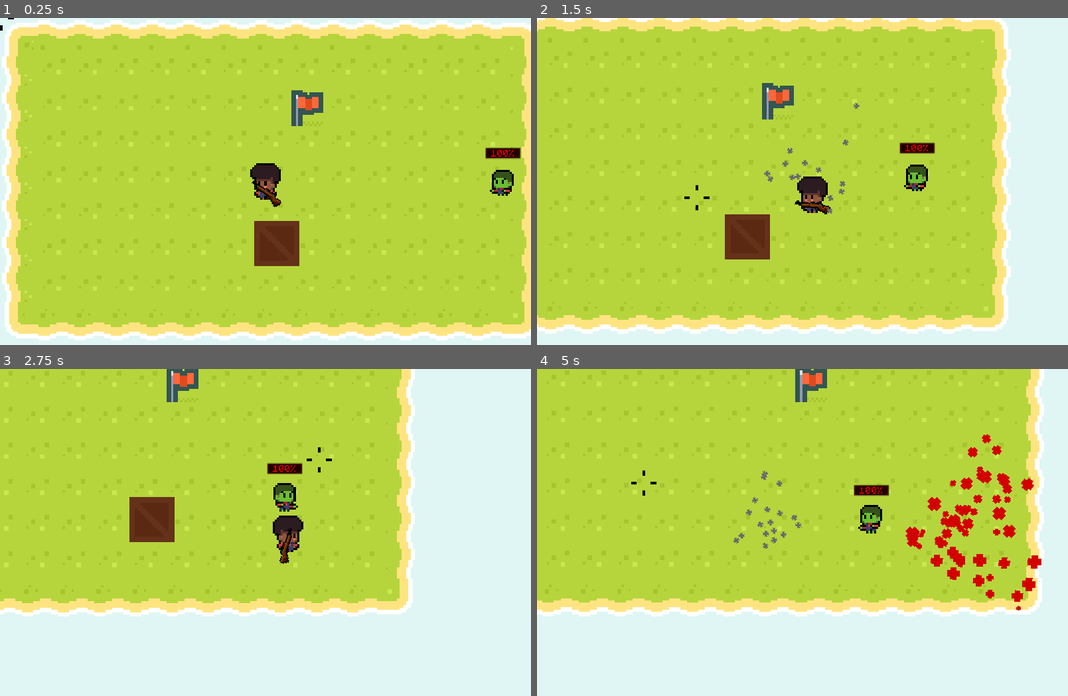
Above: before the commit, frames 1-4 (two rows, left to right).
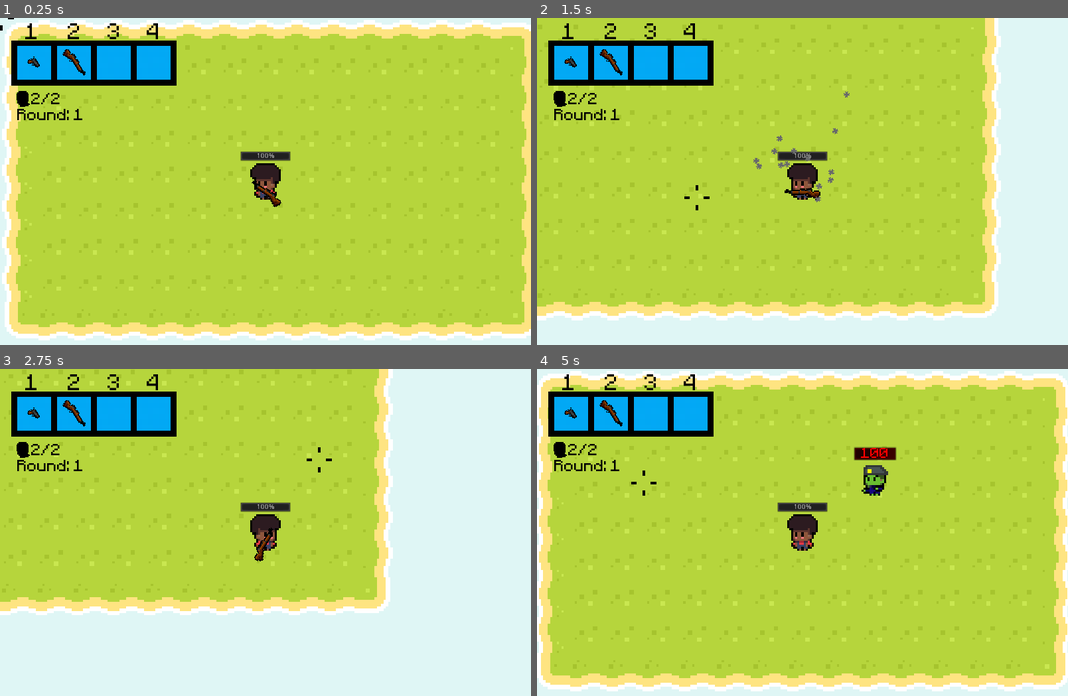
Above: after the commit, the same moments.

Repository: CatiorroPorgramador/Pixel-Survival
Game: Godot game, scene res://Scenes/Game.tscn
Two runs of this game, one before a commit and one after it. Both use one fixed random seed, a clock stepped at 60 frames per second and the inputs below.
Inputs (mouse positions are in pixels of both pictures, inside the frame that each line leads up to):
- Up to frame 1 (0.25 s): no input
- Up to frame 2 (1.5 s): tap Enter at 0.5 s; move the mouse to (919, 165) at 0.52 s; hold Right (ui_right) 0.53-1.28 s; hold Space (ui_zoom_out) 0.53-1.28 s; click (919, 165) at 0.6 s; move the mouse to (696, 197) at 1.27 s; hold Down (ui_down) from 1.28 s (still down); tap Space (ui_zoom_out) at 1.35 s
- Up to frame 3 (2.75 s): tap 1 (ui_1, bound only after the commit) at 1.55, 2.1 s; move the mouse to (318, 460) at 2.02 s; release Down (ui_down) at 2.03 s; hold Right (ui_right) from 2.03 s (still down); tap 2 (ui_2, bound only after the commit) at 2.3 s
- Up to frame 4 (5 s): move the mouse to (775, 597) at 2.77 s; release Right (ui_right) at 2.78 s; hold Up (ui_up) 2.78-3.53 s; tap 2 (ui_2, bound only after the commit) at 2.85 s; tap 3 (ui_3, bound only after the commit) at 3.05, 3.6 s; move the mouse to (961, 581) at 3.52 s; hold Left (ui_left) from 3.53 s (still down); tap 4 (ui_4, bound only after the commit) at 3.8, 4.35 s; move the mouse to (643, 483) at 4.27 s; click (643, 483) at 4.55 s

The runs differ from the first frame. In frame 1, 7.3% of the frame differs, in the area x 0-99%, y 0-76%; in frame 2, 22%; in frame 3, 15%; in frame 4, 48%, in the area x 0-100%, y 0-99%.

Commit message:
game commit

Diff:
--- a/Objects/Shot.tscn
+++ b/Objects/Shot.tscn
@@ -2,8 +2,7 @@
 
 [ext_resource path="res://Scripts/Shot.gd" type="Script" id=1]
 
-[sub_resource type="RectangleShape2D" id=3]
-extents = Vector2( 10, 5 )
+[sub_resource type="CircleShape2D" id=5]
 
 [sub_resource type="CubeMesh" id=4]
 
@@ -12,12 +11,18 @@
 script = ExtResource( 1 )
 
 [node name="Rect" type="CollisionShape2D" parent="."]
-scale = Vector2( 2, 4 )
-shape = SubResource( 3 )
+shape = SubResource( 5 )
 
 [node name="Sprite" type="MeshInstance2D" parent="."]
 modulate = Color( 0.988235, 1, 0, 1 )
-scale = Vector2( 5, 5 )
+scale = Vector2( 3, 3 )
 mesh = SubResource( 4 )
 
+[node name="Timer" type="Timer" parent="."]
+wait_time = 5.0
+one_shot = true
+autostart = true
+
 [connection signal="body_entered" from="." to="." method="_on_Shot_body_entered"]
+[connection signal="body_shape_entered" from="." to="." method="_on_Shot_body_shape_entered"]
+[connection signal="timeout" from="Timer" to="." method="_on_Timer_timeout"]
--- a/Objects/Zombie.tscn
+++ b/Objects/Zombie.tscn
@@ -1,8 +1,8 @@
-[gd_scene load_steps=9 format=2]
+[gd_scene load_steps=10 format=2]
 
 [ext_resource path="res://Scripts/Zombie.gd" type="Script" id=1]
 [ext_resource path="res://Data/Minecraftia-Regular.ttf" type="DynamicFontData" id=2]
-[ext_resource path="res://Data/Sprites/Enemy Sprite Sheet.png" type="Texture" id=3]
+[ext_resource path="res://Data/Sprites/Zombies/Simple Zombie Sprite Sheet.png" type="Texture" id=3]
 
 [sub_resource type="RectangleShape2D" id=1]
 extents = Vector2( 10, 7.1 )
@@ -57,6 +57,10 @@
 [sub_resource type="DynamicFont" id=5]
 font_data = ExtResource( 2 )
 
+[sub_resource type="DynamicFont" id=10]
+size = 21
+font_data = ExtResource( 2 )
+
 [node name="Zombie" type="KinematicBody2D"]
 position = Vector2( 286, 283 )
 scale = Vector2( 0.9, 0.9 )
@@ -82,13 +86,29 @@
 
 [node name="ProgressBar" type="ProgressBar" parent="."]
 modulate = Color( 1, 0, 0, 1 )
-margin_left = -35.0
+margin_left = -42.0
 margin_top = -60.0
-margin_right = 36.0
+margin_right = 29.0
 margin_bottom = -37.0
+rect_scale = Vector2( 1.2, 1.2 )
 mouse_filter = 1
 custom_fonts/font = SubResource( 5 )
+max_value = 200.0
 value = 100.0
+percent_visible = false
+__meta__ = {
+"_edit_use_anchors_": false
+}
+
+[node name="Label" type="Label" parent="ProgressBar"]
+margin_left = 5.0
+margin_top = -4.0
+margin_right = 65.0
+margin_bottom = 61.0
+custom_fonts/font = SubResource( 10 )
+text = "100
+"
+align = 1
 __meta__ = {
 "_edit_use_anchors_": false
 }
--- a/Scenes/Game.tscn
+++ b/Scenes/Game.tscn
@@ -1,16 +1,19 @@
-[gd_scene load_steps=17 format=2]
+[gd_scene load_steps=21 format=2]
 
 [ext_resource path="res://Data/Sprites/Player Sprite Sheet.png" type="Texture" id=1]
 [ext_resource path="res://Scripts/Player.gd" type="Script" id=2]
 [ext_resource path="res://Data/Sprites/Weapons Sprite Sheet.png" type="Texture" id=3]
-[ext_resource path="res://Scripts/Box.gd" type="Script" id=4]
 [ext_resource path="res://Data/Sprites/Effects/Muzzle Flash Sprite.png" type="Texture" id=5]
 [ext_resource path="res://Scripts/Game.gd" type="Script" id=6]
-[ext_resource path="res://Data/Sprites/Box.png" type="Texture" id=7]
+[ext_resource path="res://Data/Sprites/Zombies/Simple Zombie Sprite Sheet.png" type="Texture" id=7]
 [ext_resource path="res://Data/Sprites/Effects/Crosshair Sprite Sheet.png" type="Texture" id=8]
 [ext_resource path="res://Scripts/Crosshair.gd" type="Script" id=9]
-[ext_resource path="res://Objects/Zombie.tscn" type="PackedScene" id=10]
+[ext_resource path="res://Data/Sprites/Inventory/Inventory.png" type="Texture" id=10]
 [ext_resource path="res://Data/Sprites/Tiles Sprite Sheet.png" type="Texture" id=11]
+[ext_resource path="res://Data/Sprites/Control/Movement Button Normal.png" type="Texture" id=12]
+[ext_resource path="res://Data/Sprites/Control/Movement Button Pressed.png" type="Texture" id=13]
+[ext_resource path="res://Data/Sprites/Control/Square Button.png" type="Texture" id=14]
+[ext_resource path="res://Data/Minecraftia-Regular.ttf" type="DynamicFontData" id=15]
 
 [sub_resource type="TileSet" id=4]
 0/name = "Tiles Sprite Sheet.png 0"
@@ -171,11 +174,22 @@
 [sub_resource type="RectangleShape2D" id=1]
 extents = Vector2( 10, 7.1 )
 
-[sub_resource type="RectangleShape2D" id=2]
-
 [sub_resource type="RectangleShape2D" id=3]
 
-[sub_resource type="CylinderMesh" id=5]
+[sub_resource type="DynamicFont" id=5]
+size = 32
+outline_color = Color( 0, 0, 0, 1 )
+font_data = ExtResource( 15 )
+
+[sub_resource type="DynamicFont" id=7]
+size = 24
+outline_color = Color( 0, 0, 0, 1 )
+font_data = ExtResource( 15 )
+
+[sub_resource type="DynamicFont" id=8]
+size = 24
+outline_color = Color( 0, 0, 0, 1 )
+font_data = ExtResource( 15 )
 
 [node name="Game" type="Node2D"]
 position = Vector2( 1, 0 )
@@ -185,8 +199,9 @@
 scale = Vector2( 4, 4 )
 tile_set = SubResource( 4 )
 cell_size = Vector2( 16, 16 )
+cell_custom_transform = Transform2D( 16, 0, 0, 16, 0, 0 )
 format = 1
-tile_data = PoolIntArray( -393223, 10, 0, -393222, 10, 0, -3 …(4048 unchanged characters)…  0, 131078, 0, 0, 131079, 0, 0, 131080, 9, 0, 131081, 0, 0, 131082, 0, 0, 131083, …(5726 unchanged characters)…
+tile_data = PoolIntArray( -393223, 10, 0, -393222, 10, 0, -3 …(4048 unchanged characters)…  0, 131078, 0, 0, 131079, 0, 0, 131080, 0, 0, 131081, 0, 0, 131082, 0, 0, 131083, …(5726 unchanged characters)…
 
 [node name="Player" type="KinematicBody2D" parent="."]
 position = Vector2( 470, 290 )
@@ -212,7 +227,7 @@
 frame = 1
 
 [node name="Position2D" type="Position2D" parent="Player/Gun"]
-position = Vector2( 14, -2.5 )
+position = Vector2( 13, -2.5 )
 
 [node name="MuzzleFlash" type="Light2D" parent="Player/Gun/Position2D"]
 visible = false
@@ -223,28 +238,18 @@
 
 [node name="Camera2D" type="Camera2D" parent="Player"]
 current = true
-smoothing_enabled = true
-smoothing_speed = 4.0
-
-[node name="Box" type="StaticBody2D" parent="."]
-position = Vector2( 490, 400 )
-scale = Vector2( 5, 5 )
-z_index = 3
-script = ExtResource( 4 )
-
-[node name="Sprite" type="Sprite" parent="Box"]
-texture = ExtResource( 7 )
-
-[node name="Rect" type="CollisionShape2D" parent="Box"]
-scale = Vector2( 0.8, 0.8 )
-shape = SubResource( 2 )
-
-[node name="Zombie" parent="." instance=ExtResource( 10 )]
-position = Vector2( 910, 283 )
-
-[node name="TileMap" type="TileMap" parent="."]
-z_index = 5
-format = 1
+
+[node name="BarLife" type="ProgressBar" parent="Player"]
+margin_left = -50.0
+margin_top = -60.0
+margin_right = 50.0
+margin_bottom = -40.0
+rect_min_size = Vector2( 100, 20 )
+value = 100.0
+rounded = true
+__meta__ = {
+"_edit_use_anchors_": false
+}
 
 [node name="Crosshair" type="Area2D" parent="."]
 position = Vector2( 550, 300 )
@@ -258,9 +263,186 @@
 
 [node name="Sprite" type="Sprite" parent="Crosshair"]
 texture = ExtResource( 8 )
-hframes = 2
-
-[node name="Area2D" type="Node2D" parent="."]
-
-[node name="MeshInstance2D" type="MeshInstance2D" parent="Area2D"]
-mesh = SubResource( 5 )
+hframes = 3
+
+[node name="Interface" type="CanvasLayer" parent="."]
+
+[node name="Controllers" type="Node2D" parent="Interface"]
+visible = false
+position = Vector2( 1.00018, 0.000213623 )
+scale = Vector2( 0.999999, 0.999999 )
+z_index = 11
+
+[node name="Up" type="TouchScreenButton" parent="Interface/Controllers"]
+position = Vector2( 100, 380 )
+scale = Vector2( 10, 10 )
+normal = ExtResource( 12 )
+pressed = ExtResource( 13 )
+action = "ui_up"
+
+[node name="Down" type="TouchScreenButton" parent="Interface/Controllers"]
+position = Vector2( 160, 540 )
+rotation = 3.14159
+scale = Vector2( 10, 10 )
+normal = ExtResource( 12 )
+pressed = ExtResource( 13 )
+action = "ui_down"
+
+[node name="Left" type="TouchScreenButton" parent="Interface/Controllers"]
+position = Vector2( 40, 490 )
+rotation = -1.5708
+scale = Vector2( 10, 10 )
+normal = ExtResource( 12 )
+pressed = ExtResource( 13 )
+action = "ui_left"
+
+[node name="Right" type="TouchScreenButton" parent="Interface/Controllers"]
+position = Vector2( 220, 430 )
+rotation = 1.5708
+scale = Vector2( 10, 10 )
+normal = ExtResource( 12 )
+pressed = ExtResource( 13 )
+action = "ui_right"
+
+[node name="Shoot" type="TouchScreenButton" parent="Interface/Controllers"]
+position = Vector2( 756, 377 )
+scale = Vector2( 10, 10 )
+normal = ExtResource( 14 )
+pressed = ExtResource( 13 )
+action = "ui_shoot"
+
+[node name="Inventory" type="Node2D" parent="Interface"]
+position = Vector2( 20, 40 )
+
+[node name="Slot 1 Label" type="Label" parent="Interface/Inventory"]
+margin_left = 25.0
+margin_top = -39.0
+margin_right = 49.0
+margin_bottom = 5.0
+rect_pivot_offset = Vector2( -96, 68 )
+custom_colors/font_color = Color( 0, 0, 0, 1 )
+custom_fonts/font = SubResource( 5 )
+text = "1"
+__meta__ = {
+"_edit_use_anchors_": false
+}
+
+[node name="Slot1" type="TextureRect" parent="Interface/Inventory"]
+margin_right = 8.0
+margin_bottom = 8.0
+rect_scale = Vector2( 10, 10 )
+texture = ExtResource( 10 )
+__meta__ = {
+"_edit_use_anchors_": false
+}
+
+[node name="Item" type="Sprite" parent="Interface/Inventory/Slot1"]
+position = Vector2( 4, 4 )
+
+[node name="Slot 2 Label" type="Label" parent="Interface/Inventory"]
+margin_left = 100.0
+margin_top = -39.0
+margin_right = 124.0
+margin_bottom = 5.0
+custom_colors/font_color = Color( 0, 0, 0, 1 )
+custom_fonts/font = SubResource( 5 )
+text = "2"
+__meta__ = {
+"_edit_use_anchors_": false
+}
+
+[node name="Slot2" type="TextureRect" parent="Interface/Inventory"]
+margin_left = 71.0
+margin_right = 79.0
+margin_bottom = 8.0
+rect_scale = Vector2( 10, 10 )
+texture = ExtResource( 10 )
+__meta__ = {
+"_edit_use_anchors_": false
+}
+
+[node name="Item" type="Sprite" parent="Interface/Inventory/Slot2"]
+position = Vector2( 4, 4 )
+
+[node name="Slot 3 Label" type="Label" parent="Interface/Inventory"]
+margin_left = 170.0
+margin_top = -39.0
+margin_right = 194.0
+margin_bottom = 5.0
+custom_colors/font_color = Color( 0, 0, 0, 1 )
+custom_fonts/font = SubResource( 5 )
+text = "3"
+__meta__ = {
+"_edit_use_anchors_": false
+}
+
+[node name="Slot3" type="TextureRect" parent="Interface/Inventory"]
+margin_left = 141.0
+margin_right = 149.0
+margin_bottom = 8.0
+rect_scale = Vector2( 10, 10 )
+texture = ExtResource( 10 )
+__meta__ = {
+"_edit_use_anchors_": false
+}
+
+[node name="Item" type="Sprite" parent="Interface/Inventory/Slot3"]
+position = Vector2( 4, 4 )
+
+[node name="Slot 4 Label" type="Label" parent="Interface/Inventory"]
+margin_left = 240.0
+margin_top = -39.0
+margin_right = 264.0
+margin_bottom = 5.0
+custom_colors/font_color = Color( 0, 0, 0, 1 )
+custom_fonts/font = SubResource( 5 )
+text = "4"
+__meta__ = {
+"_edit_use_anchors_": false
+}
+
+[node name="Slot4" type="TextureRect" parent="Interface/Inventory"]
+margin_left = 212.0
+margin_right = 220.0
+margin_bottom = 8.0
+rect_scale = Vector2( 10, 10 )
+texture = ExtResource( 10 )
+__meta__ = {
+"_edit_use_anchors_": false
+}
+
+[node name="Item" type="Sprite" parent="Interface/Inventory/Slot4"]
+position = Vector2( 4, 4 )
+
+[node name="Counters" type="Node2D" parent="Interface"]
+position = Vector2( 40, 140 )
+
+[node name="Sprite" type="Sprite" parent="Interface/Counters"]
+modulate = Color( 0, 0, 0, 1 )
+scale = Vector2( 2, 2 )
+texture = ExtResource( 7 )
+hframes = 4
+
+[node name="Zombie Scoreboard" type="Label" parent="Interface/Counters"]
+margin_left = 15.0
+margin_top = -13.0
+margin_right = 105.0
+margin_bottom = 20.0
+custom_colors/font_color = Color( 0, 0, 0, 1 )
+custom_fonts/font = SubResource( 7 )
+text = "10/10"
+__meta__ = {
+"_edit_use_anchors_": false
+}
+
+[node name="Round Counter" type="Label" parent="Interface/Counters"]
+margin_left = -10.0
+margin_top = 15.0
+margin_right = 110.0
+margin_bottom = 48.0
+custom_colors/font_color = Color( 0, 0, 0, 1 )
+custom_fonts/font = SubResource( 8 )
+text = "Round: 0"
+__meta__ = {
+"_edit_use_anchors_": false
+}
--- a/Scripts/Blood.gd
+++ b/Scripts/Blood.gd
@@ -4,7 +4,7 @@
 
 func _process(delta):
 	index += 1
-	if (index > 1000): queue_free()
+	if (index > 2000): queue_free()
 
 func _on_Timer_timeout():
 	set_physics_process(false)
--- a/Scripts/Box.gd
+++ b/Scripts/Box.gd
@@ -1,4 +1,4 @@
 extends StaticBody2D
 
 func _ready():
-	add_to_group('Shots')
+	add_to_group('Boxes')
--- a/Scripts/Game.gd
+++ b/Scripts/Game.gd
@@ -1,4 +1,106 @@
 extends Node2D
 
+export (int) var _round = 1
+export (bool) var in_round = true
+
+var live_zombies = 0
+var zombie_scoreboard = 0
+
+onready var zombie_tscn = preload("res://Objects/Zombie.tscn")
+var zombie_spawn_level:float = 1
+var zombie_spawn_index:int = 0
+
+var items = {
+	'null' : {
+		'frame': 14,
+		'speed': 0,
+		'damage': null,
+		'type': 'null',
+	},
+
+	'rifle': {
+		'frame': 1,
+		'speed': 3000,
+		'damage': 40,
+		'type': 'gun'
+	},
+
+	'pistol': {
+		'frame': 0,
+		'speed': 2000,
+		'damage': 20,
+		'type': 'gun'
+	},
+
+	'medic kit': {
+
+	}
+}
+
+const spawner_positions = [
+	Vector2(470, -300), # up
+	Vector2(470, 900), # down
+	Vector2(-500, 290), # left
+	Vector2(1400, 290), # right
+]
+
+func update_round(value):
+	_round += value
+	$'Interface/Counters/Round Counter'.text = "Round: " + str(_round)
+
+func add_zombie_counter(value):
+	live_zombies += value
+	$'Interface/Counters/Zombie Scoreboard'.text = str(live_zombies) + "/" + str(zombie_scoreboard)
+
+func spawn_control():
+	if (in_round):
+		randomize()
+		for i in range(1, int(rand_range(_round+2, _round*3))):
+			print(i)
+			randomize()
+
+			live_zombies += 1
+			zombie_scoreboard = live_zombies
+			$'Interface/Counters/Zombie Scoreboard'.text = str(live_zombies) + "/" + str(zombie_scoreboard)
+			randomize()
+			var zombie = zombie_tscn.instance()
+
+			zombie.position = spawner_positions[rand_range(0, len(spawner_positions))] - Vector2(int(rand_range(-300, 300)), int(rand_range(-300, 300)))
+			add_child(zombie)
+			in_round = false
+
+	else:
+		if (live_zombies <= 0):
+			update_round(1)
+			in_round = true
+
+	zombie_spawn_index += zombie_spawn_level
+
+func update_inventory():
+	var i = 1
+
+	for item in get_node('Player').inventory:
+		get_node('Interface/Inventory/Slot'+str(i)+str('/Item')).texture = preload('res://Data/Sprites/Weapons Sprite Sheet.png')
+		get_node('Interface/Inventory/Slot'+str(i)+str('/Item')).scale = Vector2(0.2, 0.2)
+		get_node('Interface/Inventory/Slot'+str(i)+str('/Item')).rotation = 45
+
+		get_node('Interface/Inventory/Slot'+str(i)+str('/Item')).hframes = get_node('Player/Gun').hframes
+		get_node('Interface/Inventory/Slot'+str(i)+str('/Item')).vframes = get_node('Player/Gun').vframes
+
+		get_node('Interface/Inventory/Slot'+str(i)+str('/Item')).frame = item['frame']
+
+		i += 1
+
+func inventory_control():
+	get_node('Player').inventory[0] = items['pistol']
+	get_node('Player').inventory[1] = items['rifle']
+	get_node('Player').change_item(1)
+
 func _ready():
-	pass#Input.set_mouse_mode(Input.MOUSE_MODE_HIDDEN)
+	update_round(0)
+	inventory_control()
+	update_inventory()
+	Input.set_mouse_mode(Input.MOUSE_MODE_HIDDEN)
+
+func _process(delta):
+	spawn_control()
--- /dev/null
+++ b/Scripts/Level.gd
@@ -0,0 +1,16 @@
+extends TileMap
+
+
+# Declare member variables here. Examples:
+# var a = 2
+# var b = "text"
+
+
+# Called when the node enters the scene tree for the first time.
+func _ready():
+	pass # Replace with function body.
+
+
+# Called every frame. 'delta' is the elapsed time since the previous frame.
+#func _process(delta):
+#	pass
--- a/Scripts/Player.gd
+++ b/Scripts/Player.gd
@@ -5,6 +5,13 @@
 
 export (int) var speed = 180
 var hp:int = 100
+var kills:int = 0
+
+var aiming_mode:bool = false
+
+var inventory = []
+var actually_item = 1
+var shot_speed = null
 
 var motion:Vector2 = Vector2()
 var side:bool = true
@@ -13,7 +20,11 @@
 
 var muzzle_flash_index = 0
 
+func update_bar_life():
+	$BarLife.value = hp
+
 func add_hp(value):
+	print('tomei')
 	randomize()
 	hp += value
 	var blood_effect = preload('res://Objects/Effects/Blood.tscn').instance()
@@ -22,6 +33,12 @@
 	blood_effect.rotation = global_position.angle_to_point(Vector2(rand_range(0, 900), rand_range(0, 900)))
 
 	get_parent().add_child(blood_effect)
+
+	update_bar_life()
+	print(hp)
+
+func add_kills(value):
+	kills += value
 
 func play_sound(sound):
 	var sound_shot = AudioStreamPlayer2D.new()
@@ -50,29 +67,41 @@
 		$Gun.scale.y = 2.5
 		$Sprite.scale.x = 4
 
-func camera_stuff():
-	if (Input.is_action_pressed("ui_zoom_out")):
-		$Camera2D.zoom = Vector2(3, 3)
-	else:
-		$Camera2D.zoom = Vector2(1, 1)
+func inventory_control():
+	if (Input.is_action_just_pressed("ui_1")):
+		actually_item = 0
+		change_item(actually_item)
+
+	elif (Input.is_action_just_pressed("ui_2")):
+		actually_item = 1
+		change_item(actually_item)
+
+	elif (Input.is_action_just_pressed("ui_3")):
+		actually_item = 2
+		change_item(actually_item)
+
+	elif (Input.is_action_just_pressed("ui_4")):
+		actually_item = 3
+		change_item(actually_item)
 
 func to_push_control():
 	if (Input.is_action_just_pressed("ui_to_push")):
 		pass
 
 func shoot_control():
-	if (Input.is_action_just_pressed("ui_shoot")):
+	if (Input.is_action_just_pressed("ui_shoot") and (inventory[actually_item].type == 'gun')):
 		# Shoot
 		var shot = shot_tscn.instance()
 
 		shot.position = $Gun/Position2D.global_position
+		shot.speed = shot_speed
+
 		shot.add_to_group('Shots')
-
-		$Gun/Position2D/MuzzleFlash.visible = true
 
 		get_parent().add_child(shot)
 
-		play_sound(preload('res://Data/Sounds/Shoot Sound.mp3'))
+		$Gun/Position2D/MuzzleFlash.visible = true
+		#play_sound(preload('res://Data/Sounds/Shoot Sound.mp3'))
 
 		# Smoke Effect
 		var mouse_position = get_global_mouse_position()
@@ -88,9 +117,18 @@
 func get_angle_for_shot():
 	return angle_for_shot
 
+func change_item(item):
+	$Gun.frame = inventory[item]['frame']
+	shot_speed = inventory[item]['speed']
+	get_parent().update_inventory()
+
+func add_item(item):
+	pass
 
 func _ready():
 	add_to_group('Player')
+	for i in range(0, 4):
+		inventory.append(get_parent().items['null'])
 
 func _physics_process(delta):
 	movement_control(delta)
@@ -98,5 +136,4 @@
 func _process(delta):
 	gun_stuff()
 	shoot_control()
-
-	if (hp <= 0): visible = false
+	inventory_control()
--- a/Scripts/Shot.gd
+++ b/Scripts/Shot.gd
@@ -1,6 +1,7 @@
 extends Area2D
 
-export (int) var speed = 4000
+export (int) var speed = 3000
+export (int) var hp = 200
 
 var motion = Vector2()
 
@@ -10,12 +11,28 @@
 func _physics_process(delta):
 	position += motion * delta
 
+func _on_Shot_body_entered(body):
+	if (body.is_in_group('Zombies')):
+		body.add_hp(
+			-get_parent().get_node('Player').inventory[get_parent().get_node('Player').actually_item].damage
+		)
 
-func _on_Shot_body_entered(body):
-	if (body.is_in_group('Shots')):
+		randomize()
+		if (rand_range(0, 10) > 5):
+			queue_free()
+
+	elif (body.is_in_group('Boxes')):
 		body.queue_free()
+		queue_free()
 
-	elif (body.is_in_group('Zombies')):
-		body.add_hp(-40)
+	elif (body is TileMap):
+		var mouse_position = get_global_mouse_position()
+		print(get_parent().get_node(body.name).tile_set.tile_get_name(
+			get_parent().get_node(body.name).get_cell(int(global_position.x/64), int(global_position.y/64)))
+		)
 
+		print(body.name)
+		queue_free()
+
+func _on_Timer_timeout():
 	queue_free()
--- a/Scripts/Zombie.gd
+++ b/Scripts/Zombie.gd
@@ -1,8 +1,37 @@
 extends KinematicBody2D
+
+const types = {
+	'Simple Zombie': {
+		'texture': preload('res://Data/Sprites/Zombies/Simple Zombie Sprite Sheet.png'),
+		'hframes': 4,
+		'hp': 100,
+		'vframes': 0,
+		'damage': [-30, -40],
+		'speed': 80,
+	},
+	'Bricklayer Zombie': {
+		'texture': preload('res://Data/Sprites/Zombies/Bricklayer Zombie Sprite Sheet.png'),
+		'hframes': 4,
+		'hp': 140,
+		'vframes': 0,
+		'damage': [-50, -60],
+		'speed': 40,
+	},
+	'Policeman Zombie': {
+		'texture': preload('res://Data/Sprites/Zombies/Policeman Zombie Sprite Sheet.png'),
+		'hframes': 4,
+		'hp': 100,
+		'vframes': 0,
+		'damage': [-50, -60],
+		'speed': 100,
+	}
+}
 
 var hp:int = 100
 var speed:int = 80
 var index:int = 0
+
+export (int) var damage = -40
 
 var angle_to_walk:float
 
@@ -11,8 +40,8 @@
 
 func add_hp(value):
 	hp += value
-	speed -= 20
 	$ProgressBar.value = hp
+	$ProgressBar/Label.text = str(hp)
 
 	var blood_effect = preload('res://Objects/Effects/Blood.tscn').instance()
 
@@ -20,6 +49,25 @@
 	blood_effect.rotation = global_position.angle_to_point(get_parent().get_node('Player').global_position)
 
 	get_parent().add_child(blood_effect)
+
+func set_type(type):
+	$Sprite.texture = type['texture']
+	$Sprite.hframes = type['hframes']
+	hp = type['hp']
+	$Sprite.vframes = type['vframes']
+	damage = type['damage']
+	speed = type['speed']
+
+	update_porgress_bar()
+
+func update_porgress_bar():
+	$ProgressBar.value = hp
+	$ProgressBar/Label.text = str(hp)
+
+func when_to_die():
+	get_parent().get_node('Player').add_kills(1)
+	get_parent().add_zombie_counter(-1)
+	queue_free()
 
 func walk_to_target(delta):
 	angle_to_walk = get_parent().get_node('Player').global_position.angle_to_point(global_position)
@@ -39,9 +87,15 @@
 
 func _ready():
 	add_to_group('Zombies')
+	set_type(types['Policeman Zombie'])
+
+	update_porgress_bar()
+
+	print($ProgressBar.value)
 
 func _process(delta):
-	if (hp <= 0): queue_free()
+	if (hp <= 0):
+		when_to_die()
 
 	if (global_position.x > get_parent().get_node('Player').global_position.x): $Sprite.scale.x = -4
 	else: $Sprite.scale.x = 4
@@ -52,4 +106,7 @@
 func _on_AnimationPlayer_animation_finished(anim_name):
 	$AnimationPlayer.play('idle')
 	if (collider and collider.collider.name == 'Player'):
-		get_parent().get_node('Player').add_hp(-40)
+		# hit player
+		get_parent().get_node('Player').add_hp(
+			int(rand_range(damage[0], damage[1]))
+		)
--- a/project.godot
+++ b/project.godot
@@ -10,7 +10,7 @@
 
 [application]
 
-config/name="Survival Game"
+config/name="Zombie Pixel Survival"
 run/main_scene="res://Scenes/Game.tscn"
 config/icon="res://icon.png"
 
@@ -73,6 +73,41 @@
 "events": [ Object(InputEventKey,"resource_local_to_scene":false,"resource_name":"","device":0,"alt":false,"shift":false,"control":false,"meta":false,"command":false,"pressed":false,"scancode":32,"physical_scancode":0,"unicode":0,"echo":false,"script":null)
  ]
 }
+ui_construction_mode={
+"deadzone": 0.5,
+"events": [ Object(InputEventKey,"resource_local_to_scene":false,"resource_name":"","device":0,"alt":false,"shift":false,"control":false,"meta":false,"command":false,"pressed":false,"scancode":16777237,"physical_scancode":0,"unicode":0,"echo":false,"script":null)
+ ]
+}
+ui_next_item={
+"deadzone": 0.5,
+"events": [ Object(InputEventKey,"resource_local_to_scene":false,"resource_name":"","device":0,"alt":false,"shift":false,"control":false,"meta":false,"command":false,"pressed":false,"scancode":69,"physical_scancode":0,"unicode":0,"echo":false,"script":null)
+ ]
+}
+ui_1={
+"deadzone": 0.5,
+"events": [ Object(InputEventKey,"resource_local_to_scene":false,"resource_name":"","device":0,"alt":false,"shift":false,"control":false,"meta":false,"command":false,"pressed":false,"scancode":49,"physical_scancode":0,"unicode":0,"echo":false,"script":null)
+ ]
+}
+ui_2={
+"deadzone": 0.5,
+"events": [ Object(InputEventKey,"resource_local_to_scene":false,"resource_name":"","device":0,"alt":false,"shift":false,"control":false,"meta":false,"command":false,"pressed":false,"scancode":50,"physical_scancode":0,"unicode":0,"echo":false,"script":null)
+ ]
+}
+ui_3={
+"deadzone": 0.5,
+"events": [ Object(InputEventKey,"resource_local_to_scene":false,"resource_name":"","device":0,"alt":false,"shift":false,"control":false,"meta":false,"command":false,"pressed":false,"scancode":51,"physical_scancode":0,"unicode":0,"echo":false,"script":null)
+ ]
+}
+ui_4={
+"deadzone": 0.5,
+"events": [ Object(InputEventKey,"resource_local_to_scene":false,"resource_name":"","device":0,"alt":false,"shift":false,"control":false,"meta":false,"command":false,"pressed":false,"scancode":52,"physical_scancode":0,"unicode":0,"echo":false,"script":null)
+ ]
+}
+
+[input_devices]
+
+pointing/emulate_touch_from_mouse=true
+pointing/emulate_mouse_from_touch=false
 
 [physics]
 
Binary file added: Data/Sprites/Control/Movement Button Normal.png
Not shown, added: Data/Sprites/Control/Movement Button Normal.png.import
Binary file added: Data/Sprites/Control/Movement Button Pressed.png
Not shown, added: Data/Sprites/Control/Movement Button Pressed.png.import
Binary file added: Data/Sprites/Control/Movement.png
Not shown, added: Data/Sprites/Control/Movement.png.import
Binary file added: Data/Sprites/Control/PS4.png
Not shown, added: Data/Sprites/Control/PS4.png.import
Binary file added: Data/Sprites/Control/Square Button.png
Not shown, added: Data/Sprites/Control/Square Button.png.import
Binary file changed: Data/Sprites/Effects/Crosshair Sprite Sheet.png
Binary file removed: Data/Sprites/Enemy Sprite Sheet-sheet.png
(and 65 more such lines)
